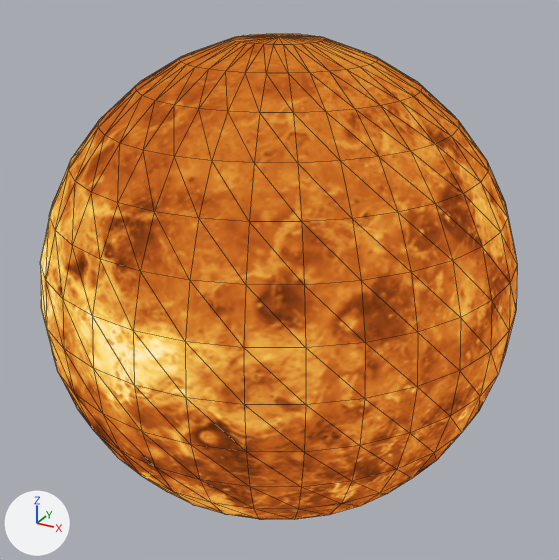
One commit to the glTF model CSS/multimedia/venus.glb: the scene before it, then after it.
Camera for both pictures: a 50 mm camera at (1.414, -2.566, 1.283) aimed at (0.003, 0.001, -0.001). Lighting does not change. The marker at lower left points along +X, +Y and +Z. Mesh edges are drawn as thin lines. Vertices at the same position are counted once.

Before the edit, the objects in view are built like this:
```python
me_esfera = bpy.data.meshes.new('Esfera')
me_esfera.from_pydata(...)  # a UV sphere (32 segments, 16 rings, poles along z) spanning x -0.89..0.89, y -0.89..0.89, z -0.91..0.91
me_esfera.materials.append(mat_mapa)
ob_esfera = bpy.data.objects.new('Esfera', me_esfera)
ob_esfera.location = (0.0, 0.0, 0.0)
ob_esfera.scale = (1.06, 1.06, 1.06)
```
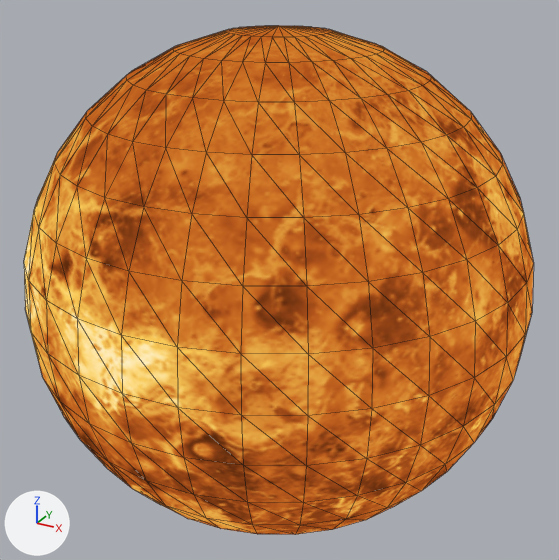
The change, as a diff of the scene's bpy script:
```diff
--- a/CSS/multimedia/venus.glb.py
+++ b/CSS/multimedia/venus.glb.py
@@ me_esfera @@
 # used by ob_esfera; location = (0.0, 0.0, 0.0); scale = (1.06, 1.06, 1.06)
-me_esfera.from_pydata(...)  # 482 vertices, 960 faces; spans x -0.89..0.89, y -0.89..0.89, z -0.91..0.91
+me_esfera.from_pydata(...)  # 482 vertices, 960 faces; spans x -1.0..1.0, y -1.0..1.0, z -1.0..1.0
+# me_esfera part 1: 482 of 482 vertices moved; they spanned x -0.89..0.89, y -0.89..0.89, z -0.91..0.91 and now span x -1.0..1.0, y -1.0..1.0, z -1.0..1.0; mean shift (0.0, 0.0, 0.0); largest move (0.82, -0.34, 0.0) -> (0.92, -0.38, 0.0)
 me_esfera.materials.append(mat_mapa)
@@ ob_esfera @@
 ob_esfera.location = (0.0, 0.0, 0.0)
-ob_esfera.scale = (1.06, 1.06, 1.06)
```

What differs and where, as boxes [x1, y1, x2, y2] in the pictures (559 x 560 px):
'Esfera', reshaped, rescaled (7% wider)
    before: [40, 34, 517, 519]
    after: [24, 26, 534, 534]
